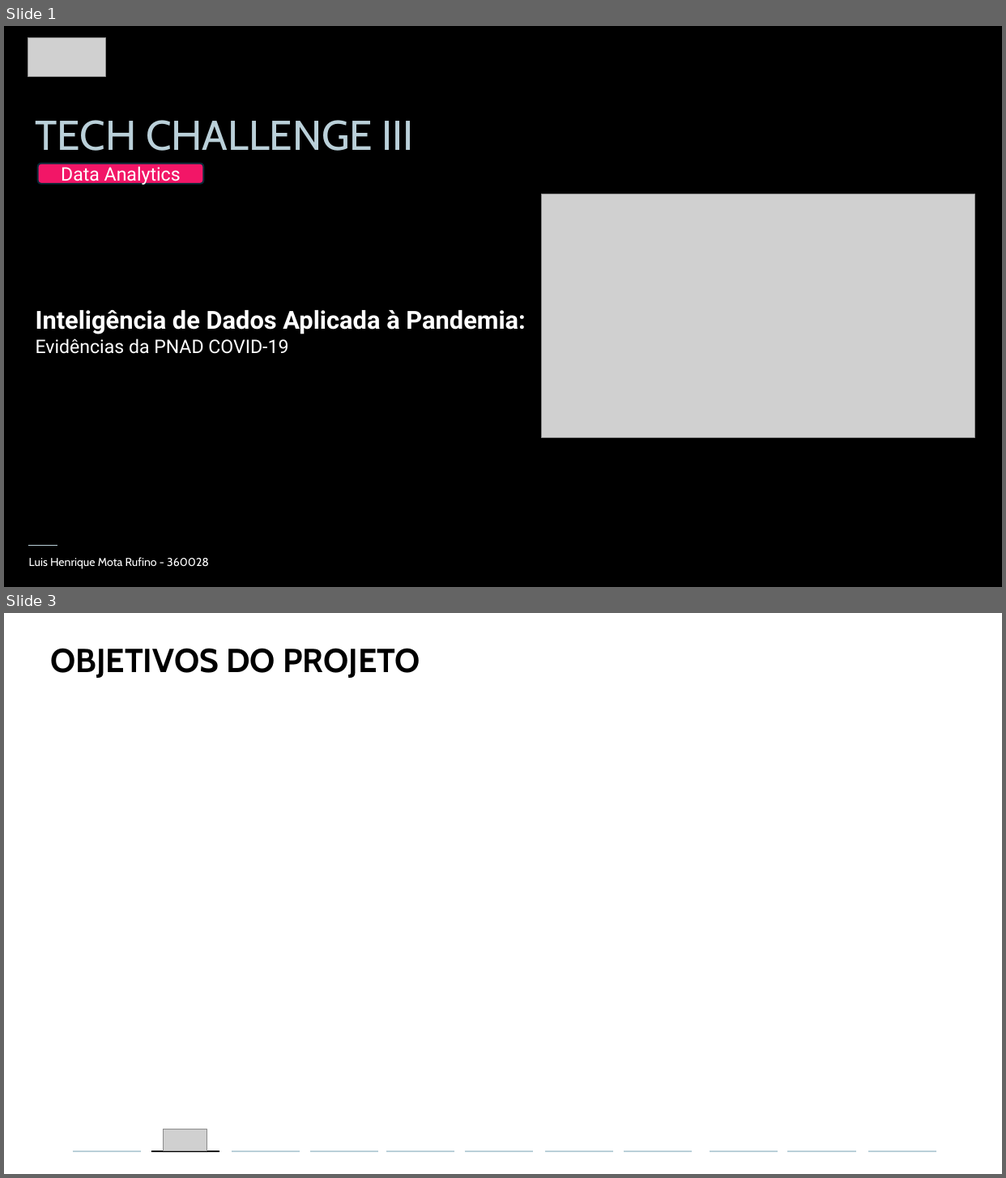
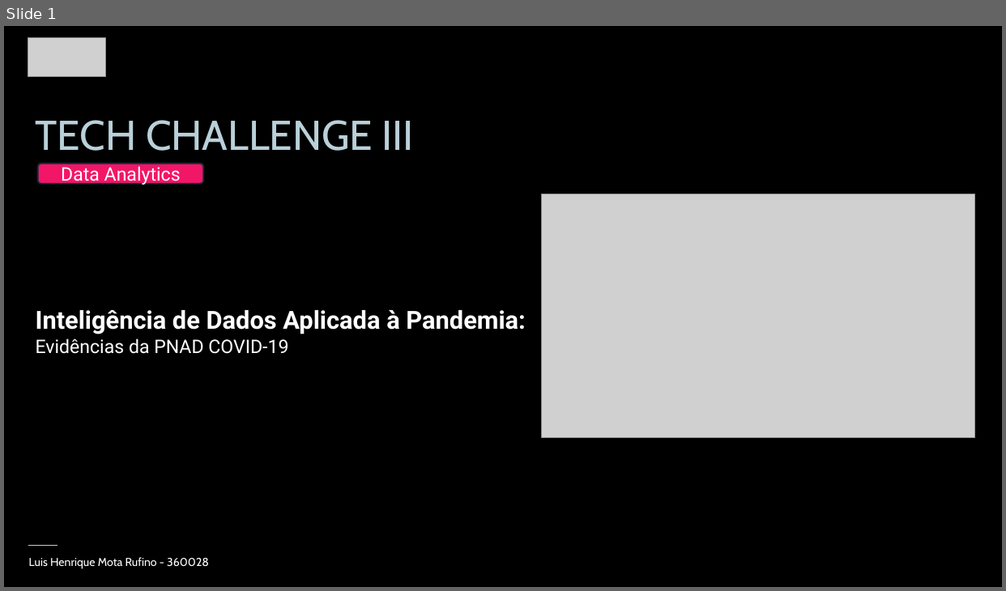
Before and after one commit to luishrufino/bigdata_covid, a slide deck: Relatório de Resultados.pptx. Shown one above the other, each under a label of ours: slides 1 and 3 before the commit, slide 1 after it; the slides between them are not shown. The pictures are 1006x1178 and 1006x591 pixels, drawn with LibreOffice and Linux fonts; fonts in the diff are those of the drawing; grey boxes stand for pictures. Boxes give left, top, right and bottom in pixels: in the first picture for what was removed or moved away, otherwise in the second. Text is boxed around its words. In the diff, an @@ line names an element or a change of style, - is before the commit and + after.

```diff
--- a/Relatório de Resultados.pptx
+++ b/Relatório de Resultados.pptx
@@ slide 3 removed at [4,613,1002,1174], background #FFFFFF @@
@@ text removed at [50,648,420,678] @@
-OBJETIVOS DO PROJETO
@@ picture removed at [164,1130,206,1152] @@
@@ line removed from (73, 1152) to (141, 1152) @@
@@ line removed from (151, 1152) to (219, 1152) @@
@@ line removed from (232, 1152) to (300, 1152) @@
@@ line removed from (310, 1152) to (378, 1152) @@
@@ line removed from (386, 1152) to (454, 1152) @@
@@ line removed from (464, 1152) to (533, 1152) @@
@@ line removed from (545, 1152) to (613, 1152) @@
@@ line removed from (624, 1152) to (692, 1152) @@
@@ line removed from (710, 1152) to (778, 1152) @@
@@ line removed from (788, 1152) to (856, 1152) @@
@@ line removed from (868, 1152) to (937, 1152) @@
```
Also in this commit, not shown: 5 slides changed, 6 slides added, 4 other slides removed, 3 other files.
